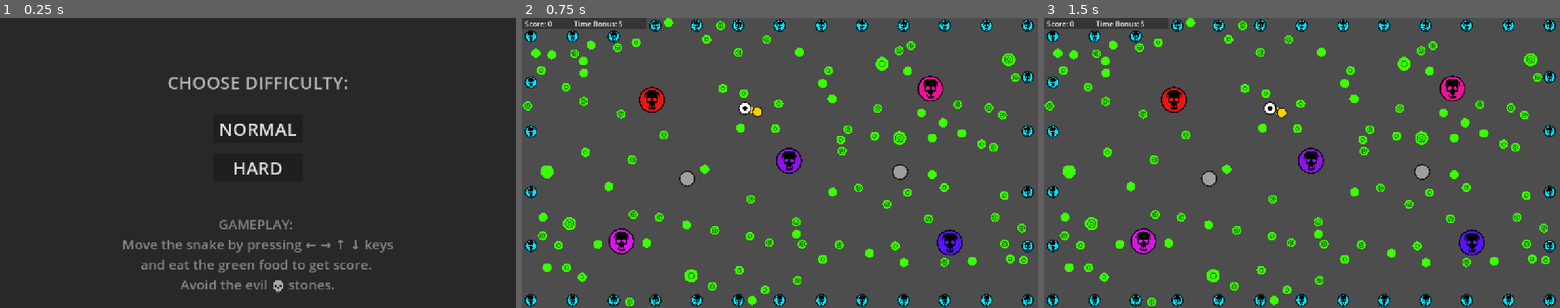
Above: before the commit, frames 1-3 (left to right).
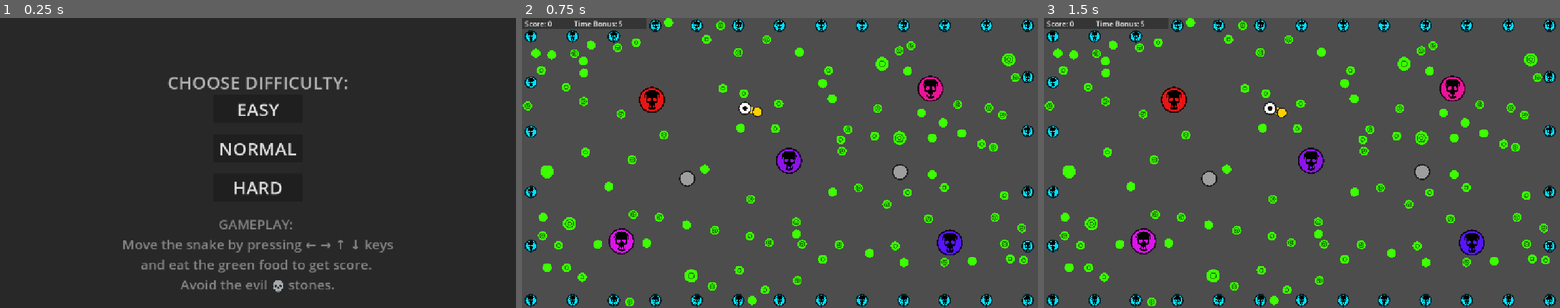
Above: after the commit, the same moments.

Repository: zett42/Physnake
Game: Godot game, scene res://ui/start.tscn
Two runs of this game, one before a commit and one after it. Both use one fixed random seed, a clock stepped at 60 frames per second and the inputs below.
Inputs:
- Up to frame 1 (0.25 s): no input
- Up to frame 2 (0.75 s): click "HARD" at 0.5 s
- Up to frame 3 (1.5 s): tap Enter at 1.25 s; hold Right (move_right) from 1.28 s (still down)

The runs differ from the first frame. In frame 1, 1.2% of the frame differs, in the area x 42-58%, y 29-62%; in frame 2, nothing differs; in frame 3, nothing differs.

Commit message:
Add easy difficulty mode and corresponding UI elements

Diff:
--- a/autoload/global.gd
+++ b/autoload/global.gd
@@ -13,6 +13,7 @@
 
 
 enum Difficulty {
+	EASY,
 	NORMAL,
 	HARD
 }
--- /dev/null
+++ b/interior/easy_mode.tscn
@@ -0,0 +1,8 @@
+[gd_scene load_steps=2 format=3 uid="uid://dptg8wvq0k3ey"]
+
+[ext_resource type="PackedScene" uid="uid://c8j7mxxvdsagi" path="res://components/snake_head.tscn" id="1_easy"]
+
+[node name="Interior" type="Node2D"]
+
+[node name="SnakeHead" parent="." instance=ExtResource("1_easy")]
+position = Vector2(585, 320)
--- a/ui/room.gd
+++ b/ui/room.gd
@@ -9,6 +9,8 @@
 	var child_scene: PackedScene = null
 	if Global.difficulty == Global.Difficulty.HARD:
 		child_scene = load("res://interior/hard_mode.tscn")
+	elif Global.difficulty == Global.Difficulty.EASY:
+		child_scene = load("res://interior/easy_mode.tscn")
 	else:
 		child_scene = load("res://interior/normal_mode.tscn")
 
--- a/ui/start.gd
+++ b/ui/start.gd
@@ -1,4 +1,10 @@
 extends ColorRect
+
+
+func _on_easy_button_pressed():
+
+	Global.difficulty = Global.Difficulty.EASY
+	get_tree().change_scene_to_file("res://ui/room.tscn")
 
 
 func _on_normal_button_pressed():
--- a/ui/start.tscn
+++ b/ui/start.tscn
@@ -24,6 +24,23 @@
 text = "CHOOSE DIFFICULTY:"
 horizontal_alignment = 1
 
+[node name="EasyButton" type="Button" parent="."]
+custom_minimum_size = Vector2(200, 0)
+layout_mode = 1
+anchors_preset = 8
+anchor_left = 0.5
+anchor_top = 0.5
+anchor_right = 0.5
+anchor_bottom = 0.5
+offset_left = -100.0
+offset_top = -152.0
+offset_right = 100.0
+offset_bottom = -89.0
+grow_horizontal = 2
+grow_vertical = 2
+theme_override_font_sizes/font_size = 40
+text = "EASY"
+
 [node name="NormalButton" type="Button" parent="."]
 custom_minimum_size = Vector2(200, 0)
 layout_mode = 1
@@ -33,9 +50,9 @@
 anchor_right = 0.5
 anchor_bottom = 0.5
 offset_left = -100.0
-offset_top = -108.5
+offset_top = -64.5
 offset_right = 100.0
-offset_bottom = -45.5
+offset_bottom = -1.5
 grow_horizontal = 2
 grow_vertical = 2
 theme_override_font_sizes/font_size = 40
@@ -50,9 +67,9 @@
 anchor_right = 0.5
 anchor_bottom = 0.5
 offset_left = -100.0
-offset_top = -21.0
+offset_top = 23.0
 offset_right = 100.0
-offset_bottom = 42.0
+offset_bottom = 86.0
 grow_horizontal = 2
 grow_vertical = 2
 theme_override_font_sizes/font_size = 40
@@ -74,5 +91,6 @@
 Avoid the evil 💀 stones."
 horizontal_alignment = 1
 
+[connection signal="pressed" from="EasyButton" to="." method="_on_easy_button_pressed"]
 [connection signal="pressed" from="NormalButton" to="." method="_on_normal_button_pressed"]
 [connection signal="pressed" from="HardButton" to="." method="_on_hard_button_pressed"]
